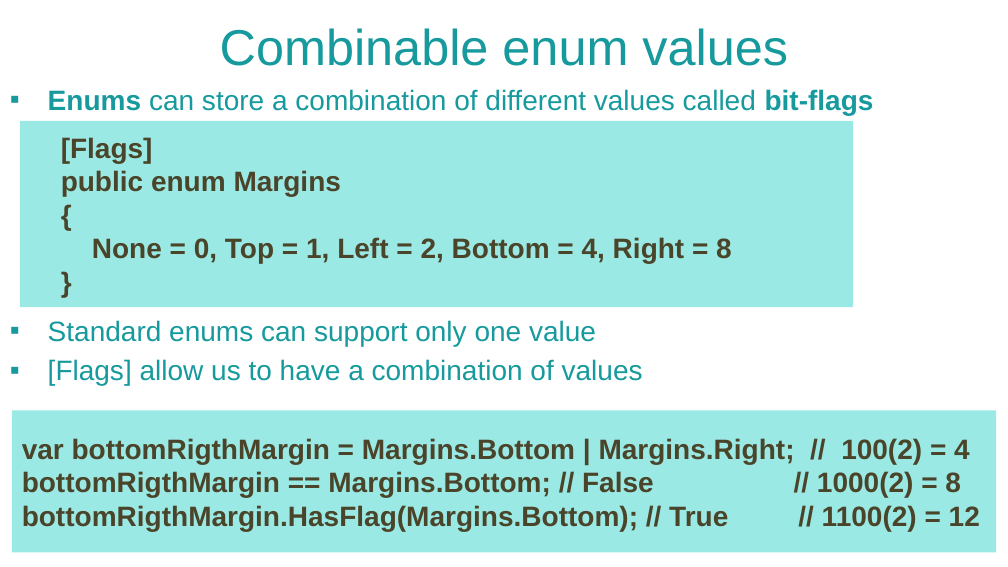
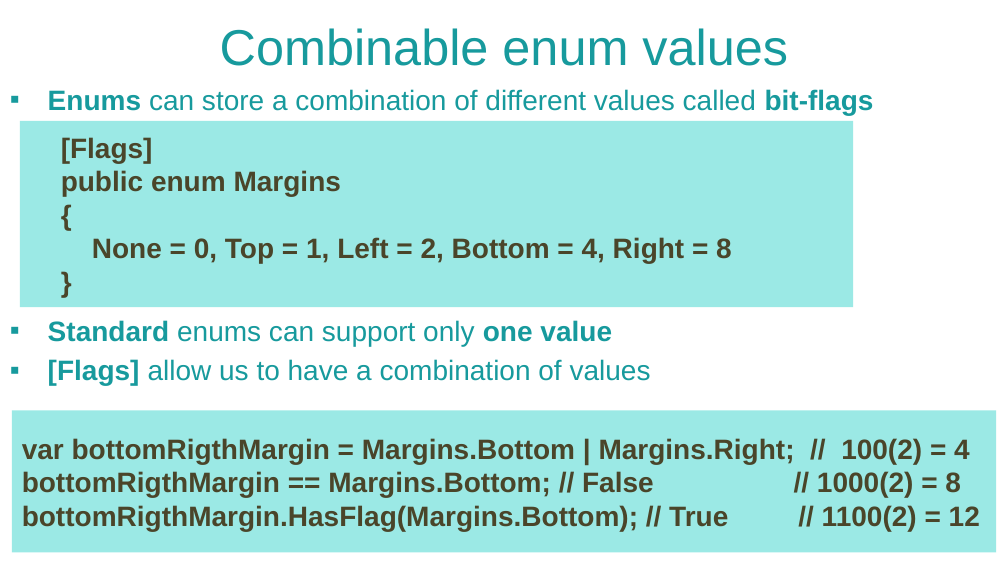
Before and after one commit to NaskoIT/CSharp-In-Depth, a slide deck: slide 16 of C# Tips and Tricks.pptx. Drawn at 1008x567 pixels with LibreOffice and Linux fonts; fonts in the diff are those of the drawing; background and template pictures are left out. Boxes give left, top, right and bottom in pixels: in the first picture for what was removed or moved away, otherwise in the second. Text is boxed around its words. In the diff, an @@ line names an element or a change of style, - is before the commit and + after.

```diff
--- a/C# Tips and Tricks.pptx
+++ b/C# Tips and Tricks.pptx
@@ text at (48, 320, 651, 385): bold on in "Standard one value", "[Flags]" @@
```
Also in this commit, not shown: 1 slide added, 5 other files.
